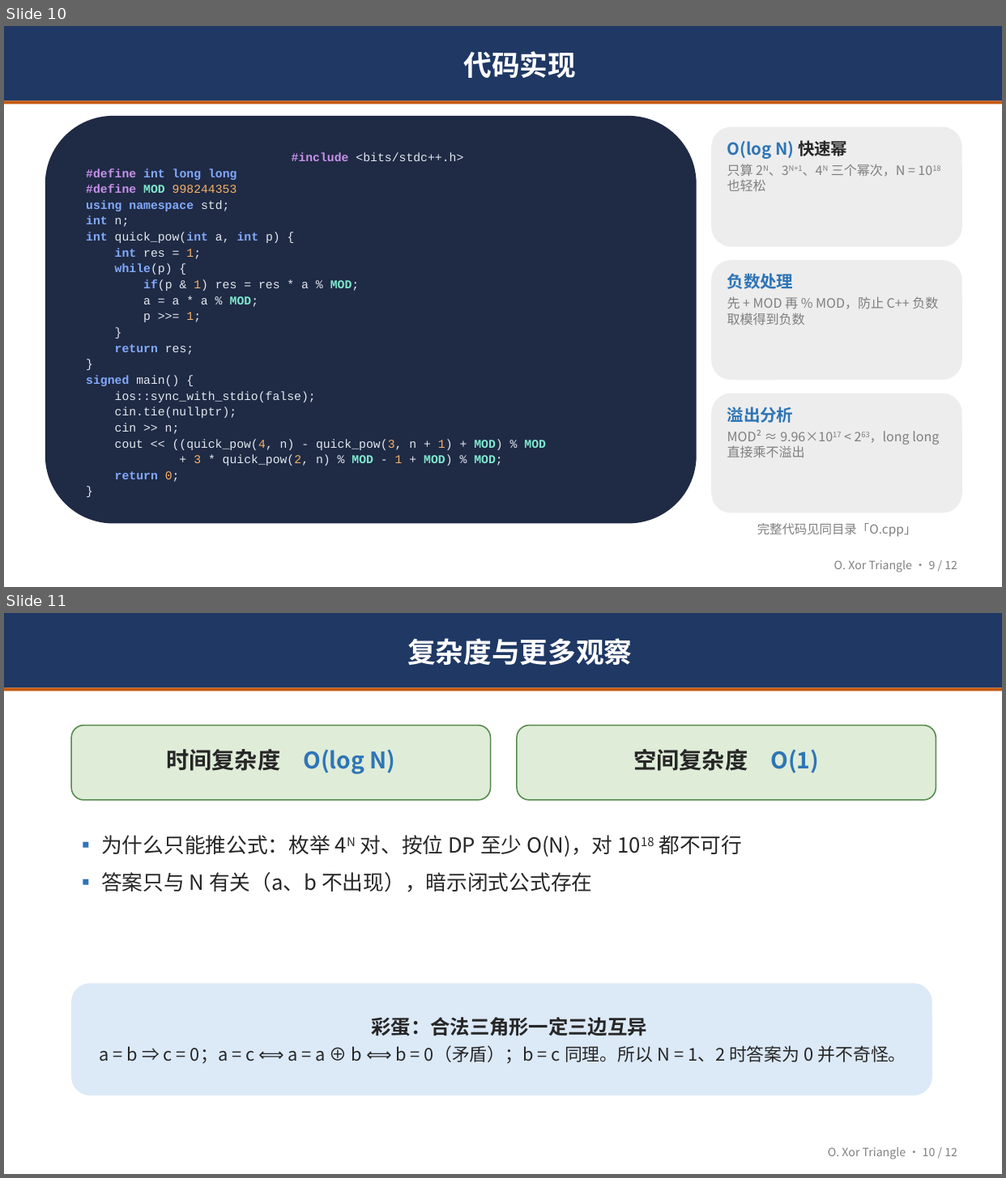
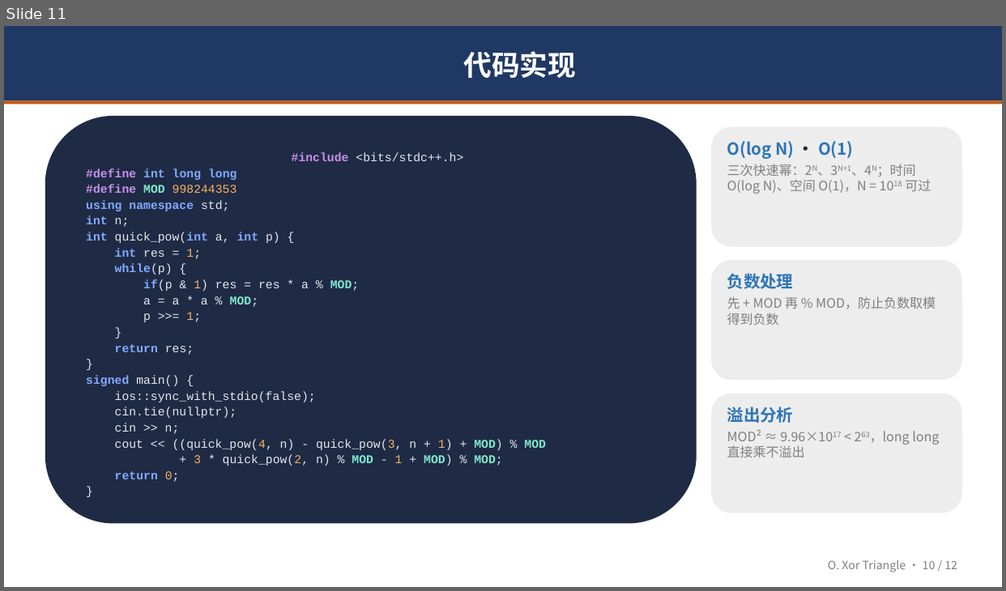
Before and after one commit to LingeXu/OI, a slide deck: 2026.9.3集训队个人赛/O/O题解分享.pptx. Shown one above the other, each under a label of ours: slides 10 and 11 before the commit, slide 11 after it. The pictures are 1006x1178 and 1006x591 pixels, drawn with LibreOffice and Linux fonts; fonts in the diff are those of the drawing. Boxes give left, top, right and bottom in pixels: in the first picture for what was removed or moved away, otherwise in the second. Text is boxed around its words. In the diff, an @@ line names an element or a change of style, - is before the commit and + after.

```diff
--- a/2026.9.3集训队个人赛/O/O题解分享.pptx
+++ b/2026.9.3集训队个人赛/O/O题解分享.pptx
@@ slide 11 removed at [4, 613, 1002, 1174], background #FFFFFF @@
@@ rectangle removed at [4, 613, 1002, 688] @@
-复杂度与更多观察
@@ rectangle removed at [4, 688, 1002, 691] @@
@@ rounded rectangle removed at [71, 726, 491, 800] @@
@@ rounded rectangle removed at [517, 726, 936, 800] @@
@@ text removed at [166, 749, 396, 774] @@
-时间复杂度 O(log N)
@@ text removed at [633, 749, 819, 773] @@
-空间复杂度 O(1)
@@ text removed at [101, 835, 742, 892] @@
-▪ 为什么只能推公式：枚举 4N 对、按位 DP 至少 O(N)，对 1018 都不可行
-▪ 答案只与 N 有关（a、b 不出现），暗示闭式公式存在
@@ rounded rectangle removed at [71, 983, 932, 1096] @@
-彩蛋：合法三角形一定三边互异
-a = b ⇒ c = 0；a = c ⟺ a = a ⊕ b ⟺ b = 0（矛盾）；b = c 同理。所以 N = 1、2 时答案为 0 并不奇怪。
@@ text removed at [828, 1148, 957, 1160] @@
-O. Xor Triangle · 10 / 12
@@ what was slide 10 is now slide 11 @@
@@ slide 11 changed as well @@
@@ text at [727, 141, 931, 194]: text changed @@
-O(log N) 快速幂
-只算 2N、3N+1、4N 三个幂次，N = 1018 也轻松
+O(log N) · O(1)
+三次快速幂：2N、3N+1、4N；时间 O(log N)、空间 O(1)，N = 1018 可过
@@ text at [727, 297, 936, 325]: text changed @@
-先 + MOD 再 % MOD，防止 C++ 负数取模得到负数
+先 + MOD 再 % MOD，防止负数取模得到负数
@@ text removed at [757, 523, 916, 537] @@
-完整代码见同目录「O.cpp」
@@ text at [828, 561, 957, 573]: text changed @@
-O. Xor Triangle · 9 / 12
+O. Xor Triangle · 10 / 12
```
Also in this commit, not shown: 8 other slides changed, 3 slides added, 2 other slides removed, 15 other files.
